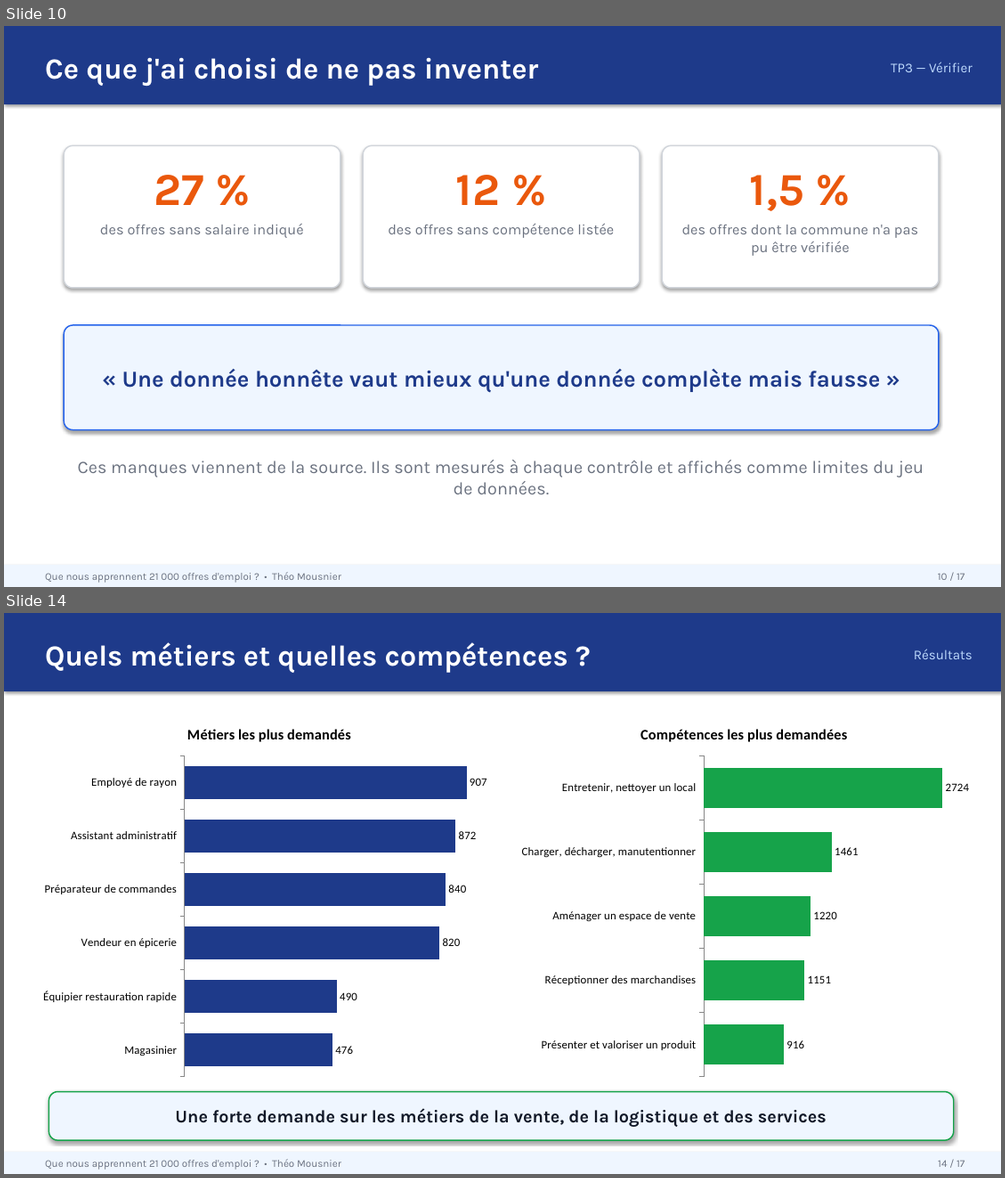
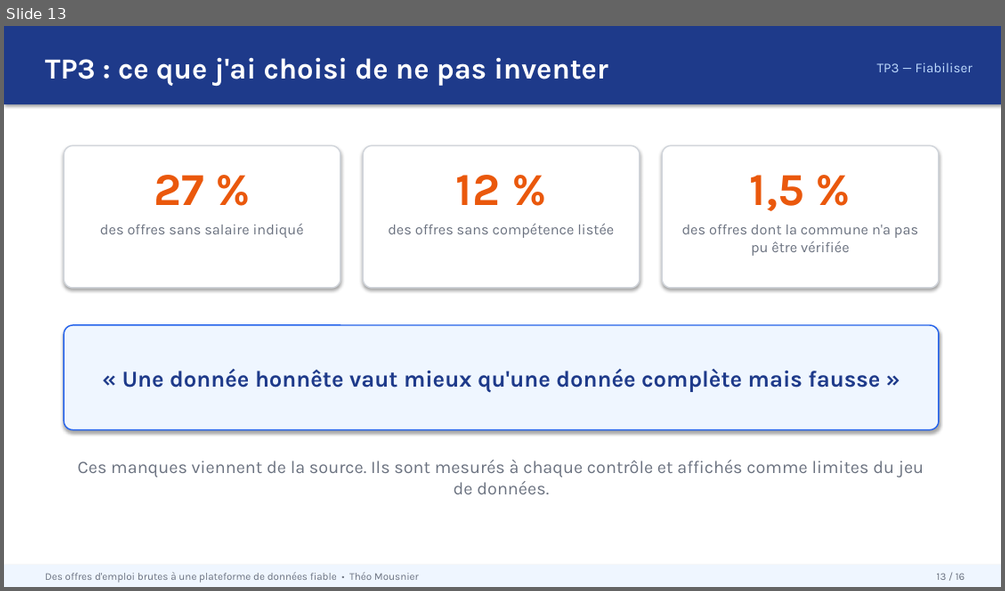
Before and after one commit to ArashiNilou/TP_Cours_Audit_Cartographie_SQL, a slide deck: docs/presentation/project-presentation.pptx. Shown one above the other, each under a label of ours: slides 10 and 14 before the commit, slide 13 after it; the slides between them are not shown. The pictures are 1005x1178 and 1005x591 pixels, drawn with LibreOffice and Linux fonts; fonts in the diff are those of the drawing. Boxes give left, top, right and bottom in pixels: in the first picture for what was removed or moved away, otherwise in the second. Text is boxed around its words. In the diff, an @@ line names an element or a change of style, - is before the commit and + after.

```diff
--- a/docs/presentation/project-presentation.pptx
+++ b/docs/presentation/project-presentation.pptx
@@ slide 14 removed at box(4, 613, 1001, 1174), background #FFFFFF @@
@@ rectangle removed at box(4, 613, 1001, 691) @@
@@ text removed at box(45, 642, 568, 673) @@
-Quels métiers et quelles compétences ?
@@ text removed at box(914, 649, 972, 659) @@
-Résultats
@@ bar chart removed at box(34, 710, 505, 1084) @@
-title "Métiers les plus demandés"
-categories: Employé de rayon, Assistant administratif, Préparateur de commandes, Vendeur en épicerie, Équipier restauration rapide, Magasinier
-Métiers les plus demandés: 907, 872, 840, 820, 490, 476
@@ bar chart removed at box(512, 710, 976, 1084) @@
-title "Compétences les plus demandées"
-categories: Entretenir, nettoyer un local, Charger, décharger, manutentionner, Aménager un espace de vente, Réceptionner des marchandises, Présenter et valoriser un produit
-Compétences les plus demandées: 2724, 1461, 1220, 1151, 916
@@ rounded rectangle removed at box(48, 1092, 954, 1140) @@
-Une forte demande sur les métiers de la vente, de la logistique et des services
@@ rectangle removed at box(4, 1151, 1001, 1174) @@
@@ text removed at box(45, 1159, 341, 1169) @@
-Que nous apprennent 21 000 offres d'emploi ? • Théo Mousnier
@@ text removed at box(938, 1159, 964, 1167) @@
-14 / 17
@@ what was slide 10 is now slide 13 @@
@@ slide 13 changed as well @@
@@ text at box(45, 57, 608, 86): text changed @@
-Ce que j'ai choisi de ne pas inventer
+TP3 : ce que j'ai choisi de ne pas inventer
@@ text at box(877, 62, 972, 72): text changed @@
-TP3 — Vérifier
+TP3 — Fiabiliser
@@ text at box(45, 572, 419, 582): text changed @@
-Que nous apprennent 21 000 offres d'emploi ? • Théo Mousnier
+Des offres d'emploi brutes à une plateforme de données fiable • Théo Mousnier
@@ text at box(937, 572, 965, 580): text changed @@
-10 / 17
+13 / 16
```
Also in this commit, not shown: 9 other slides changed, 6 slides added, 6 other slides removed.
